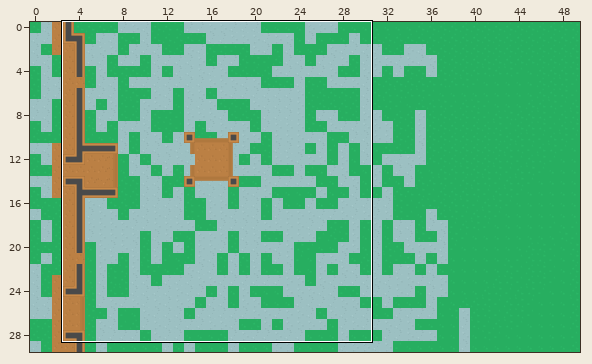
A Tiled map gets an edit: Shooter/maps/map3.tmx. The first picture is a wide view before the edit; the outline marks the close-up.
Close-up. As it was:
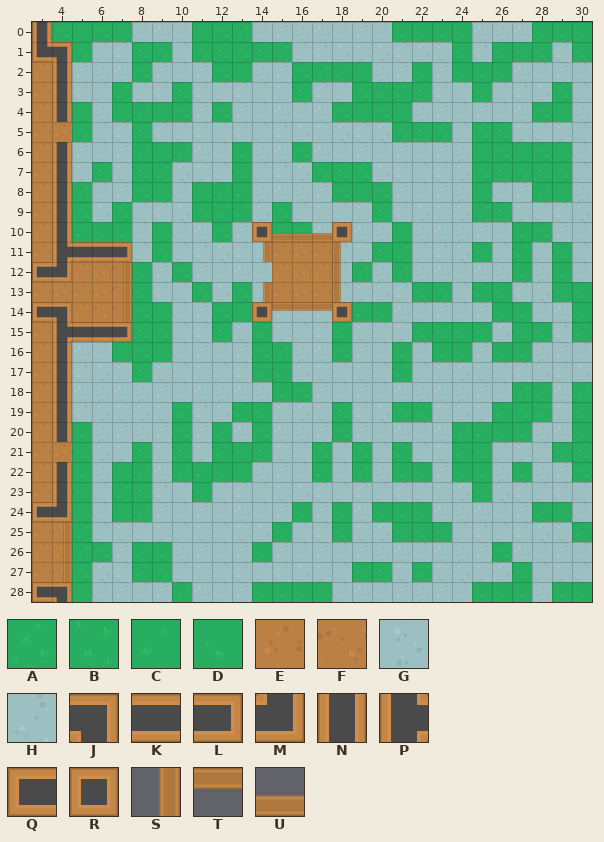
Cells are 64x64 px. Shown: x 3..30, y 0..28.
Key: from "Kenny Topdown Pack": A 0, B 1, C 2, D 3, E 4, F 5, G 6, H 7, J 118, K 119, L 122, M 145, N 146, P 147, Q 150, R 204, S 439, T 465, U 466.
_ is an empty cell, # one hidden under a higher layer.
Layers that did not change in this view are not listed.
Layer "Ground" before, first column x 3:
 2 E#HGGAHHHAAG
 3 E#HHBHHAHHHH
 4 E#AGABAAHAHH
 5 EEAHHAHHHHHH
 6 E#HHHBABGHDG
 7 E#GAGABGGHDH
 8 E#BHHAAHABCG
 9 E#AGAHHGABCG
10 E#CDDHAHGAH#
11 E####HAHHGHH
12 ##EEFDHAHHGH
13 EEEEFDHHAGAH
14 ##EFFAAHHAA#
15 E####AAHHAGB
16 E#GHAAAHHHHA
17 E#HGGAGHGHHB
18 E#GGGGHHGGGG
Layer "Walls" before, first column x 3:
 2 _N___________
 3 _N___________
 4 _N___________
 5 _____________
 6 _N___________
 7 _N___________
 8 _N___________
 9 _N___________
10 _N_________RU
11 _PKKL______S_
12 QM__S________
13 ____S______S_
14 QJ__S______RT
15 _PKKL________
16 _N___________
17 _N___________
18 _N___________
Now the later version:
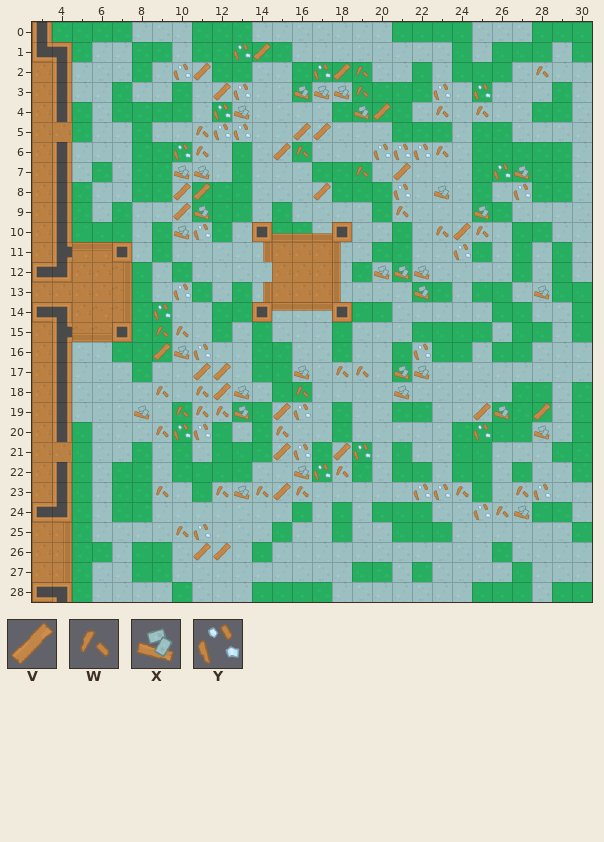
Further tiles: from "Kenny Topdown Pack": V 264, W 265, X 291, Y 292.
Difference:
{"where": "layer \"Ground\""}
{"y":11,"x":5,"old":"##","new":"FF"}
{"y":15,"x":5,"old":"##","new":"FF"}
{"where": "layer \"Walls\""}
{"y":11,"x":5,"old":"KKL","new":"TTR"}
{"y":15,"x":5,"old":"KKL","new":"UUR"}
{"where": "layer \"Decorations\""}
{"y":1,"x":13,"old":"__","new":"YV"}
{"y":2,"x":10,"old":"__","new":"YV"}
{"y":2,"x":17,"old":"___","new":"YVW"}
{"y":2,"x":28,"old":"_","new":"W"}
{"y":3,"x":12,"old":"__","new":"VY"}
{"y":3,"x":16,"old":"____","new":"XXXW"}
{"y":3,"x":23,"old":"_","new":"Y"}
{"y":3,"x":25,"old":"_","new":"Y"}
{"y":4,"x":12,"old":"__","new":"YX"}
{"y":4,"x":19,"old":"__","new":"XV"}
{"y":4,"x":23,"old":"_","new":"W"}
{"y":4,"x":25,"old":"_","new":"W"}
{"y":5,"x":11,"old":"___","new":"WYY"}
{"y":5,"x":16,"old":"__","new":"VV"}
{"y":6,"x":10,"old":"__","new":"YW"}
{"y":6,"x":15,"old":"__","new":"VW"}
{"y":6,"x":20,"old":"____","new":"YYYW"}
{"y":7,"x":10,"old":"__","new":"XX"}
{"y":7,"x":19,"old":"_","new":"W"}
{"y":7,"x":21,"old":"_","new":"V"}
{"y":7,"x":26,"old":"__","new":"YX"}
{"y":8,"x":10,"old":"__","new":"VV"}
{"y":8,"x":17,"old":"_","new":"V"}
{"y":8,"x":21,"old":"_","new":"Y"}
{"y":8,"x":23,"old":"_","new":"X"}
{"y":8,"x":27,"old":"_","new":"Y"}
{"y":9,"x":10,"old":"__","new":"VX"}
{"y":9,"x":21,"old":"_","new":"W"}
{"y":9,"x":25,"old":"_","new":"X"}
{"y":10,"x":10,"old":"__","new":"XY"}
{"y":10,"x":23,"old":"___","new":"WVW"}
{"y":11,"x":24,"old":"_","new":"Y"}
{"y":12,"x":20,"old":"___","new":"XXX"}
{"y":13,"x":10,"old":"_","new":"Y"}
{"y":13,"x":22,"old":"_","new":"X"}
{"y":13,"x":28,"old":"_","new":"X"}
{"y":14,"x":9,"old":"_","new":"Y"}
{"y":15,"x":9,"old":"__","new":"WW"}
{"y":16,"x":9,"old":"___","new":"VXY"}
{"y":16,"x":22,"old":"_","new":"Y"}
{"y":17,"x":11,"old":"__","new":"VV"}
{"y":17,"x":16,"old":"_","new":"X"}
{"y":17,"x":18,"old":"__","new":"WW"}
{"y":17,"x":21,"old":"__","new":"XX"}
{"y":18,"x":9,"old":"_","new":"W"}
{"y":18,"x":11,"old":"___","new":"WVX"}
{"y":18,"x":16,"old":"_","new":"W"}
{"y":18,"x":21,"old":"_","new":"X"}
{"y":19,"x":8,"old":"_","new":"X"}
{"y":19,"x":10,"old":"____","new":"WWWX"}
{"y":19,"x":15,"old":"__","new":"VY"}
{"y":19,"x":25,"old":"__","new":"VX"}
{"y":19,"x":28,"old":"_","new":"V"}
{"y":20,"x":9,"old":"___","new":"WYY"}
{"y":20,"x":15,"old":"_","new":"W"}
{"y":20,"x":25,"old":"_","new":"Y"}
{"y":20,"x":28,"old":"_","new":"X"}
{"y":21,"x":15,"old":"__","new":"VY"}
{"y":21,"x":18,"old":"__","new":"VY"}
{"y":22,"x":16,"old":"___","new":"XYW"}
{"y":23,"x":9,"old":"_","new":"W"}
{"y":23,"x":12,"old":"_____","new":"WXWVW"}
{"y":23,"x":22,"old":"___","new":"YYW"}
{"y":23,"x":27,"old":"__","new":"WY"}
{"y":24,"x":25,"old":"___","new":"YWX"}
{"y":25,"x":10,"old":"__","new":"WY"}
{"y":26,"x":11,"old":"__","new":"VV"}
